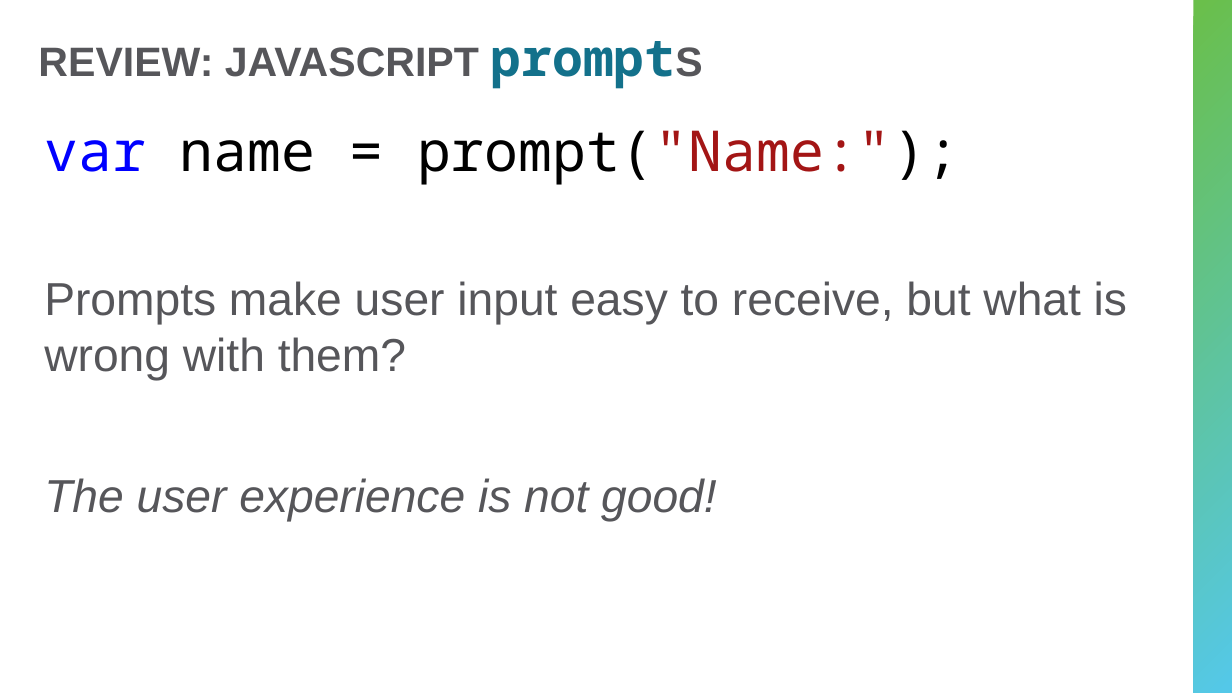
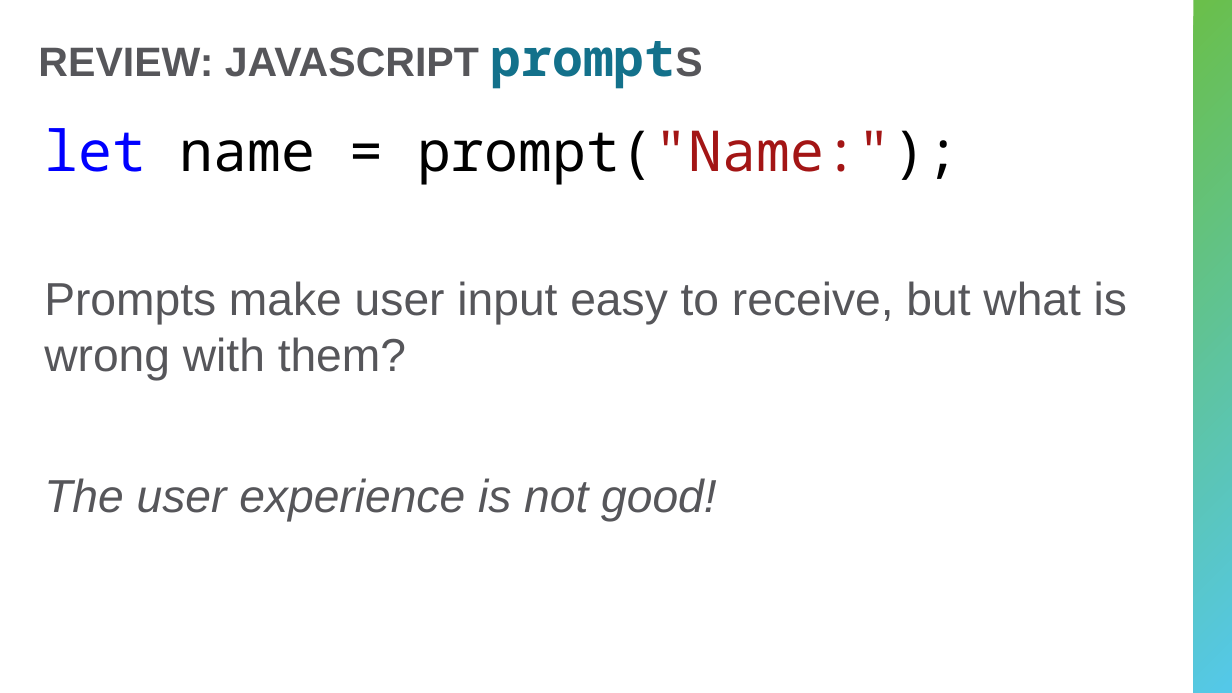
Before and after one commit to hytechclub/web-102, a slide deck: slide 2 of Week06/DomManipulationIntro.pptx. Drawn at 1232x693 pixels with LibreOffice and Linux fonts; fonts in the diff are those of the drawing. Boxes give left, top, right and bottom in pixels: in the first picture for what was removed or moved away, otherwise in the second. Text is boxed around its words. In the diff, an @@ line names an element or a change of style, - is before the commit and + after.

```diff
--- a/Week06/DomManipulationIntro.pptx
+++ b/Week06/DomManipulationIntro.pptx
@@ text at [44,128,960,185]: text changed @@
-var name = prompt("Name:");
+let name = prompt("Name:");
```
Also in this commit, not shown: 5 other slides changed, 1 slide added, 4 other files.
